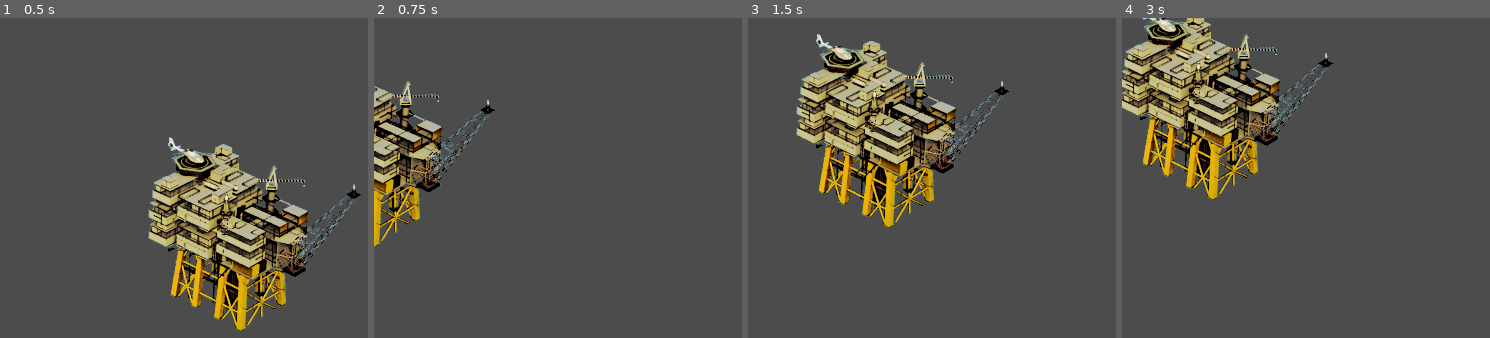
Above: before the commit, frames 1-4 (left to right).
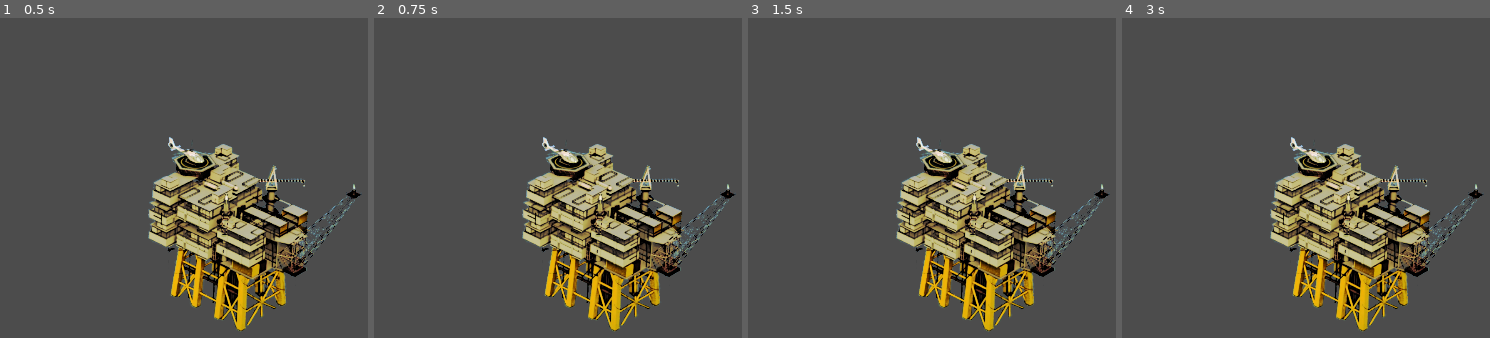
Above: after the commit, the same moments.

Repository: Dodoveloper/pdgt-game
Game: Godot game, scene res://Scenes/Map.tscn
The game is run twice, just before and just after one commit, with the same random seed, the same clock (stepped at 60 frames per second) and the same inputs. Before the commit the project has no main scene; this scene is started directly in both runs.
Inputs (mouse positions are in pixels of both pictures, inside the frame that each line leads up to):
- Up to frame 1 (0.5 s): no input
- Up to frame 2 (0.75 s): tap Enter at 0.5 s; move the mouse to (outside the picture) at 0.52 s; press the mouse at (outside the picture) at 0.53 s
- Up to frame 3 (1.5 s): release the mouse at (outside the picture) at 1.25 s; tap Space at 1.25 s; drag from (987, 264) to (1108, 331) at 1.27 s
- Up to frame 4 (3 s): tap Enter at 2 s; move the mouse to (outside the picture) at 2.02 s; press the mouse at (outside the picture) at 2.03 s; release the mouse at (outside the picture) at 2.75 s; tap Space at 2.75 s; drag from (1482, 331) to (1280, 174) at 2.77 s

Frame 1 is identical in both runs. In frame 2, 22% of the frame differs, in the area x 0-99%, y 19-99%; in frame 3, 30%; in frame 4, 31%, in the area x 0-99%, y 0-99%.

Commit message:
implemented draggable camera

Diff:
--- a/Scripts/Camera2D.gd
+++ b/Scripts/Camera2D.gd
@@ -1,14 +1,20 @@
 extends Camera2D
+
+var first_touch = false
+var previous_touch = Vector2()
 
 func _ready():
 	pass
 
 func _unhandled_input(event):
-	if event is InputEventMouseButton and event.is_pressed():
-		var mouse_pos = event.global_position
-		position = mouse_pos
+	if event is InputEventScreenTouch and event.is_pressed():
+		return
 
-#func _process(delta):
-#	if Input.is_action_pressed("click"):
-#		var mouse_pos = get_global_mouse_position()
-#		position = mouse_pos
+	if event is InputEventScreenDrag:
+		if not first_touch:
+			previous_touch = event.relative
+			first_touch = true
+		else:
+			var result = (event.relative * 2.5) - previous_touch
+			global_position -= result
+			first_touch = false
--- a/project.godot
+++ b/project.godot
@@ -11,12 +11,14 @@
 [application]
 
 config/name="game"
+run/main_scene="res://Scenes/Map.tscn"
 config/icon="res://icon.png"
 
 [display]
 
 window/size/width=1920
 window/size/height=1080
+window/handheld/emulate_touchscreen=true
 window/stretch/mode="2d"
 
 [input]
Not shown, added: export_presets.cfg
